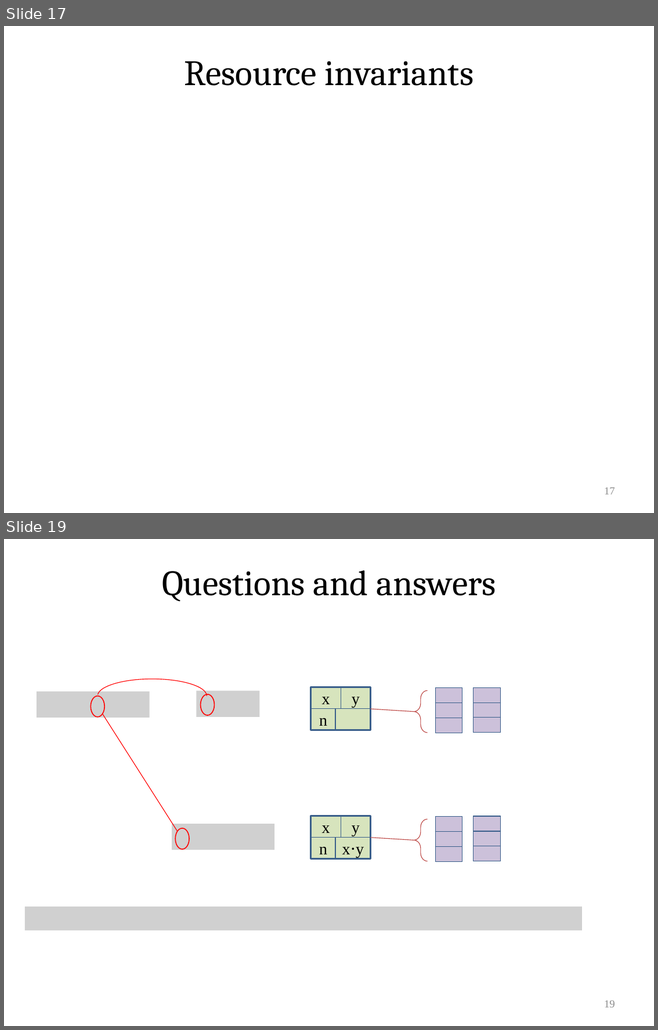
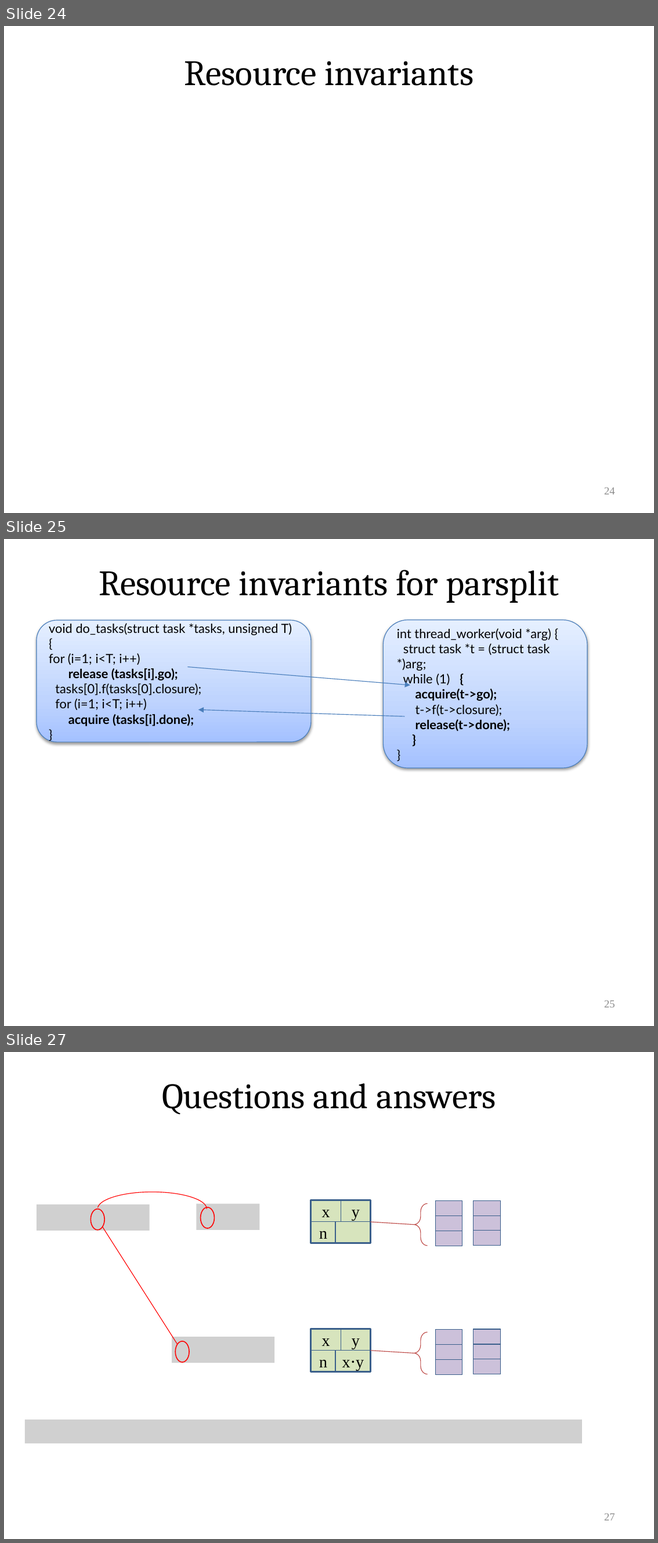
Before and after one commit to VeriNum/pardotprod, a slide deck: doc/Parallel Dot Product.pptx. Shown one above the other, each under a label of ours: slides 17 and 19 before the commit, slides 24, 25 and 27 after it; the slides between them are not shown. The pictures are 658x1030 and 658x1543 pixels, drawn with LibreOffice and Linux fonts; fonts in the diff are those of the drawing; grey boxes stand for pictures. Boxes give left, top, right and bottom in pixels: in the first picture for what was removed or moved away, otherwise in the second. Text is boxed around its words. In the diff, an @@ line names an element or a change of style, - is before the commit and + after.

```diff
--- a/doc/Parallel Dot Product.pptx
+++ b/doc/Parallel Dot Product.pptx
@@ slide 25 added at (x1=4, y1=539, x2=654, y2=1026), background #FFFFFF @@
@@ title added at (x1=99, y1=570, x2=558, y2=603), 39.6 pt, text #000000 @@
+Resource invariants for parsplit
@@ rounded rectangle added at (x1=36, y1=620, x2=311, y2=743), fill gradient #A4C4FF to #BFD4FF to #E6EEFF, outline #4B7EBC 0.75 pt, 14 pt, text #000000 @@
+void do_tasks(struct task *tasks, unsigned T) {
+for (i=1; i<T; i++)
+release (tasks[i].go);
+tasks[0].f(tasks[0].closure);
+for (i=1; i<T; i++)
+acquire (tasks[i].done);
+}
@@ rounded rectangle added at (x1=383, y1=620, x2=587, y2=768), fill gradient #A4C4FF to #BFD4FF to #E6EEFF, outline #4B7EBC 0.75 pt, 14 pt, text #000000 @@
+int thread_worker(void *arg) {
+struct task *t = (struct task *)arg;
+while (1) {
+acquire(t->go);
+t->f(t->closure);
+release(t->done);
+}
+}
@@ arrow added from (187, 667) to (410, 685), #4B7EBC 0.75 pt @@
@@ arrow added from (404, 716) to (198, 710), #4B7EBC 0.75 pt @@
@@ page number added at (x1=604, y1=1001, x2=615, y2=1008), 12 pt, text #8C8C8C @@
+25
@@ what was slide 17 is now slide 24 @@
@@ page number at (x1=604, y1=488, x2=615, y2=495): text changed @@
-17
+24
@@ what was slide 19 is now slide 27 @@
@@ page number at (x1=604, y1=1514, x2=615, y2=1521): text changed @@
-19
+27
```
Also in this commit, not shown: 2 slides changed, 7 other slides added, 6 other files.
